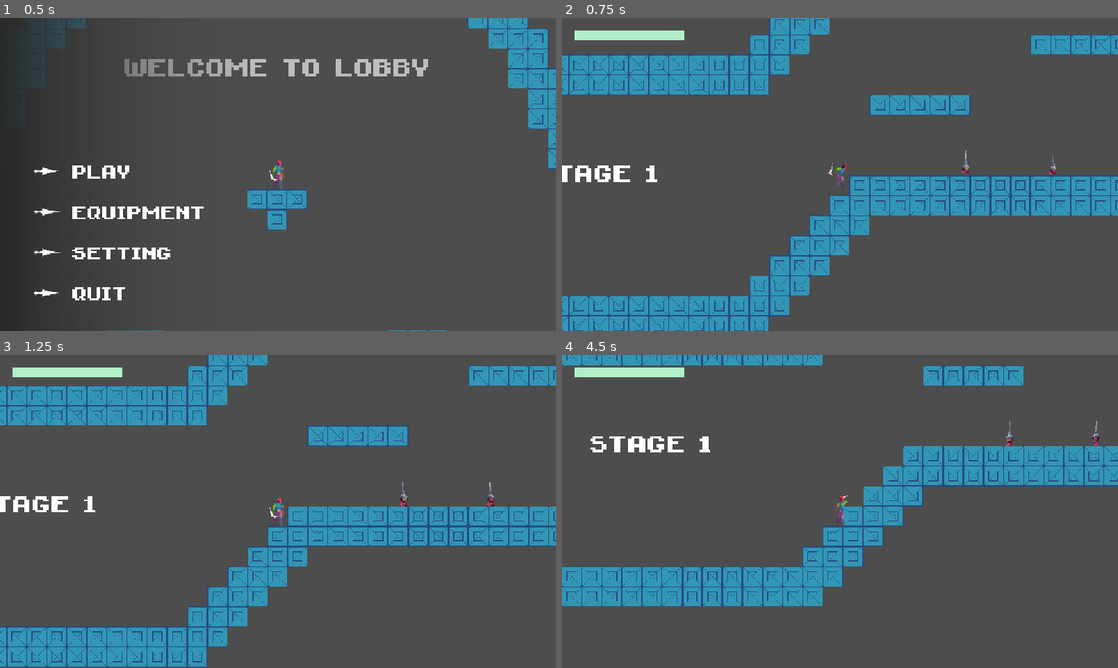
Above: before the commit, frames 1-4 (two rows, left to right).
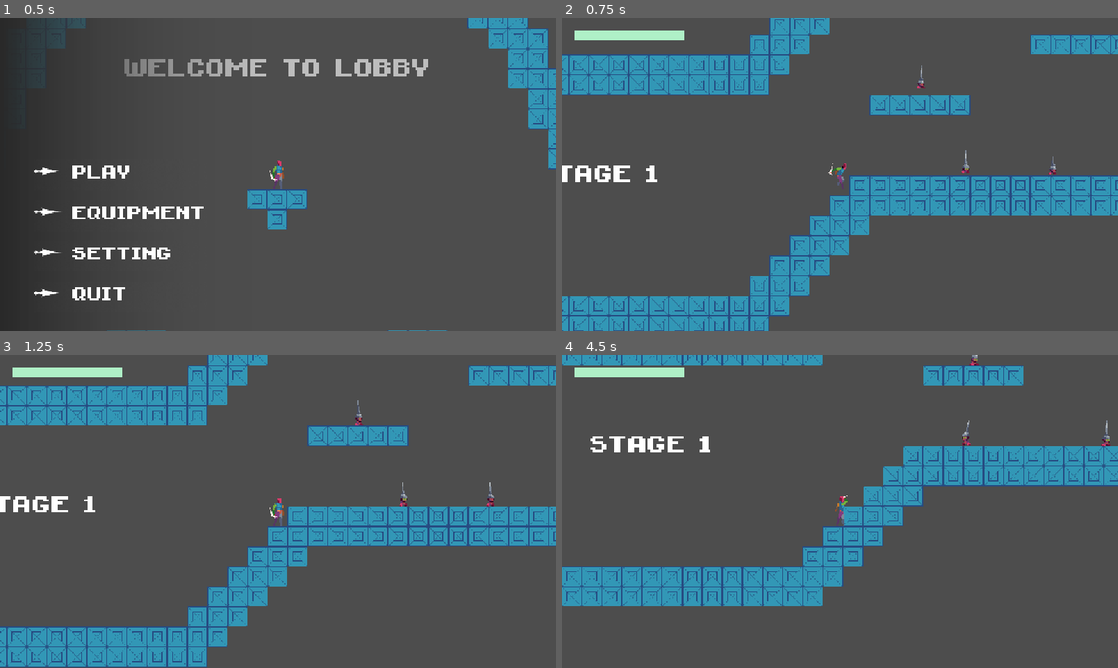
Above: after the commit, the same moments.

Repository: jbradlim08/MindBlade
Game: Godot game, scene res://scene/game/main_menu.tscn
Two runs of this game, one before a commit and one after it. Both use one fixed random seed, a clock stepped at 60 frames per second and the inputs below.
Inputs (mouse positions are in pixels of both pictures, inside the frame that each line leads up to):
- Up to frame 1 (0.5 s): no input
- Up to frame 2 (0.75 s): click (684, 174) at 0.5 s
- Up to frame 3 (1.25 s): no input
- Up to frame 4 (4.5 s): tap Enter at 1.25 s; move the mouse to (962, 495) at 1.27 s; hold D (right) 1.28-2.78 s; tap Space (dash) at 1.35 s; click (962, 495) at 1.42 s; tap W (jump) at 1.52, 2.27, 3.77 s; move the mouse to (728, 527) at 2.02 s; click (728, 527) at 2.1 s; move the mouse to (895, 442) at 2.77 s; hold A (left) 2.78-3.53 s; hold Middle mouse button (middle-mouse) 2.78-3.53 s; move the mouse to (812, 574) at 3.52 s; hold D (right) from 3.53 s (still down); right-click (812, 574) at 3.6 s; click (812, 574) at 3.67 s; move the mouse to (817, 527) at 4.27 s; tap Shift at 4.35 s; click (817, 527) at 4.42 s

Frame 1 is identical in both runs. In frame 2, less than 0.1% of the frame differs, in the area x 63-66%, y 15-23%; in frame 3, less than 0.1%; in frame 4, 0.2%, in the area x 72-99%, y 0-30%.

Commit message:
Fix major problem of HeadKnife behaviour. Randomize the patrol_time of each headknife instance. Lower the view degree angle. Change the check_state() function IDLE state from checking dir to velocity.x

Diff:
--- a/enemy/ground/dummy.tscn
+++ b/enemy/ground/dummy.tscn
@@ -119,7 +119,7 @@
 
 [node name="Dummy" type="StaticBody2D" groups=["enemy", "enemy_body"]]
 collision_layer = 8
-collision_mask = 577
+collision_mask = 576
 script = ExtResource("2_ei5kx")
 
 [node name="ScreenNotifier" type="VisibleOnScreenNotifier2D" parent="."]
--- a/enemy/ground/headknife.gd
+++ b/enemy/ground/headknife.gd
@@ -22,6 +22,8 @@
 @onready var hurt_timer: Timer = $HurtTimer
 @onready var charge_timer: Timer = $ChargeTimer
 
+@export var patrol_time: float
+
 var prev_state: HKState
 var cur_state: HKState
 var dir: float
@@ -37,6 +39,7 @@
 func _ready() -> void:
 	enemy_die.connect(set_state.bind(HKState.DIE))
 	hp = DataManager.get_headknife_hp()
+	patrol_timer.wait_time = patrol_time
 	set_state(HKState.IDLE)
 	super()
 
@@ -71,7 +74,7 @@
 	var horizon_dir: Vector2 = Vector2.RIGHT * -to_player_dir()
 	var to_player: Vector2 = global_position.direction_to(player_ref.global_position)
 	var angle: float = abs(horizon_dir.angle_to(to_player))
-	return angle <= deg_to_rad(45.0)
+	return angle <= deg_to_rad(30.0)
 	# minimum height for field of view and player detection to 'true'
 	# h = sin(18) * 200px(player detector length) = 60
 	# slightly lower than 2 tiles
@@ -113,7 +116,6 @@
 	   global_position.y - player_ref.global_position.y >= 0 and \
 	   check_player_detector() and \
 	   can_charge and \
-	   cur_state != HKState.CHARGE and \
 	   not can_attack:
 		return true
 	else:
@@ -123,9 +125,9 @@
 	if cur_state == HKState.HURT:
 		return
 	if is_on_floor():
-		if dir == 0.0 and cur_state != HKState.IDLE:
+		if velocity.x == 0.0 and cur_state != HKState.IDLE:
 			set_state(HKState.IDLE)
-		elif dir != 0.0 and cur_state != HKState.PATROL and cur_state != HKState.CHARGE:
+		elif velocity.x != 0.0 and cur_state != HKState.PATROL and cur_state != HKState.CHARGE:
 			set_state(HKState.PATROL)
 	else:
 		if velocity.y > 0.0 and cur_state != HKState.FALL:
@@ -134,16 +136,16 @@
 	if can_attack and cur_state != HKState.FALL:
 		set_state(HKState.ATTACK)
 
-	if check_can_charge():
+	if check_can_charge() and cur_state != HKState.CHARGE:
 		set_state(HKState.CHARGE)
 
 	# in the middle of charge
-	if cur_state == HKState.CHARGE:
+	if cur_state == HKState.CHARGE and check_can_charge():
 		# change dir
 		if dir != -to_player_dir() and check_view_degree():
 			set_state(HKState.CHARGE)
 		# if stopped by its fellow
-		if velocity.x == 0 and check_player_detector():
+		if velocity.x == 0:
 			set_state(HKState.CHARGE)
 
 func set_state(new_state: HKState) -> void:
@@ -194,7 +196,7 @@
 	anim.play("charge")
 
 func attack() -> void:
-	Utils.toggle_col_layer_mask(self, 4, true)
+	Utils.toggle_col_layer_mask(self, 4, false)
 	set_physics_process(false)
 
 	dir = -to_player_dir()
--- a/enemy/ground/headknife.tscn
+++ b/enemy/ground/headknife.tscn
@@ -350,6 +350,7 @@
 
 [node name="HeadKnife" instance=ExtResource("1_eqcei")]
 script = ExtResource("2_eyo82")
+patrol_time = 0.0
 
 [node name="Sprite2D" parent="." index="1"]
 texture = ExtResource("3_eyo82")
@@ -376,7 +377,6 @@
 _position = Vector2(-20, -30)
 
 [node name="PatrolTimer" type="Timer" parent="." index="7"]
-wait_time = 3.5
 one_shot = true
 
 [node name="HurtTimer" type="Timer" parent="." index="8"]
--- a/scene/game/level.tscn
+++ b/scene/game/level.tscn
@@ -50,6 +50,12 @@
 
 [node name="HeadKnife" parent="." instance=ExtResource("8_kapys")]
 position = Vector2(952, 301)
+patrol_time = 2.5
 
 [node name="HeadKnife2" parent="." instance=ExtResource("8_kapys")]
 position = Vector2(1091, 303)
+patrol_time = 3.8
+
+[node name="HeadKnife3" parent="." instance=ExtResource("8_kapys")]
+position = Vector2(881, 166)
+patrol_time = 3.8
--- a/scene/game/main_menu.tscn
+++ b/scene/game/main_menu.tscn
@@ -86,7 +86,6 @@
 
 [node name="Vier" parent="." groups=["player"] instance=ExtResource("2_mh7ac")]
 position = Vector2(498, -16)
-collision_mask = 2696
 
 [node name="Camera" parent="Vier" instance=ExtResource("4_iml6r")]
 
